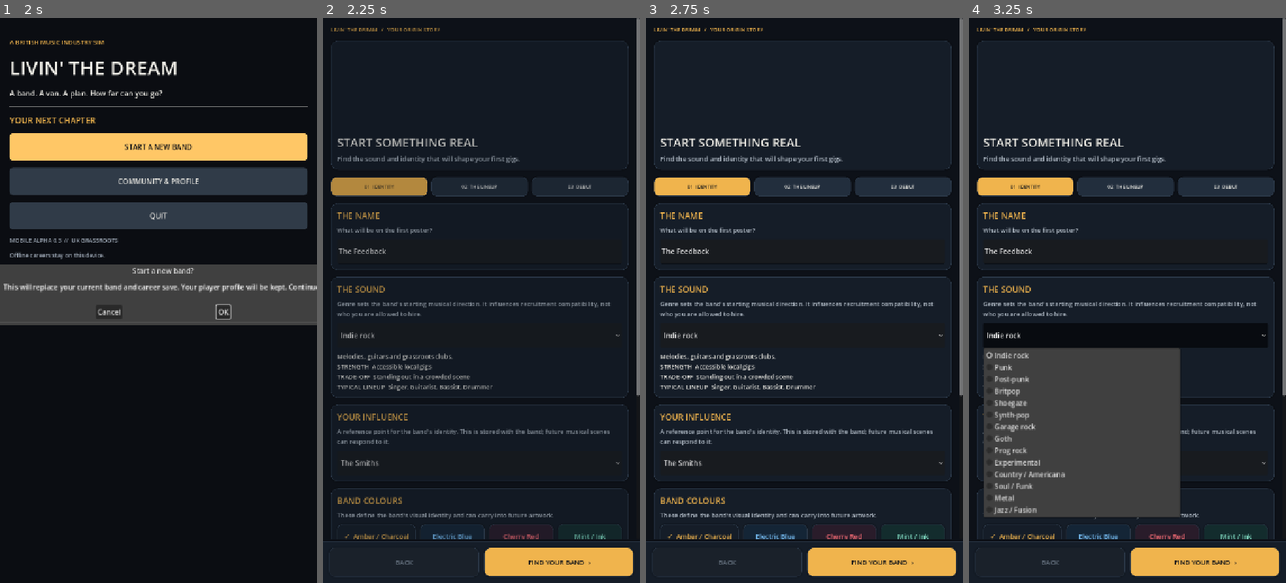
Above: before the commit, frames 1-4 (left to right).
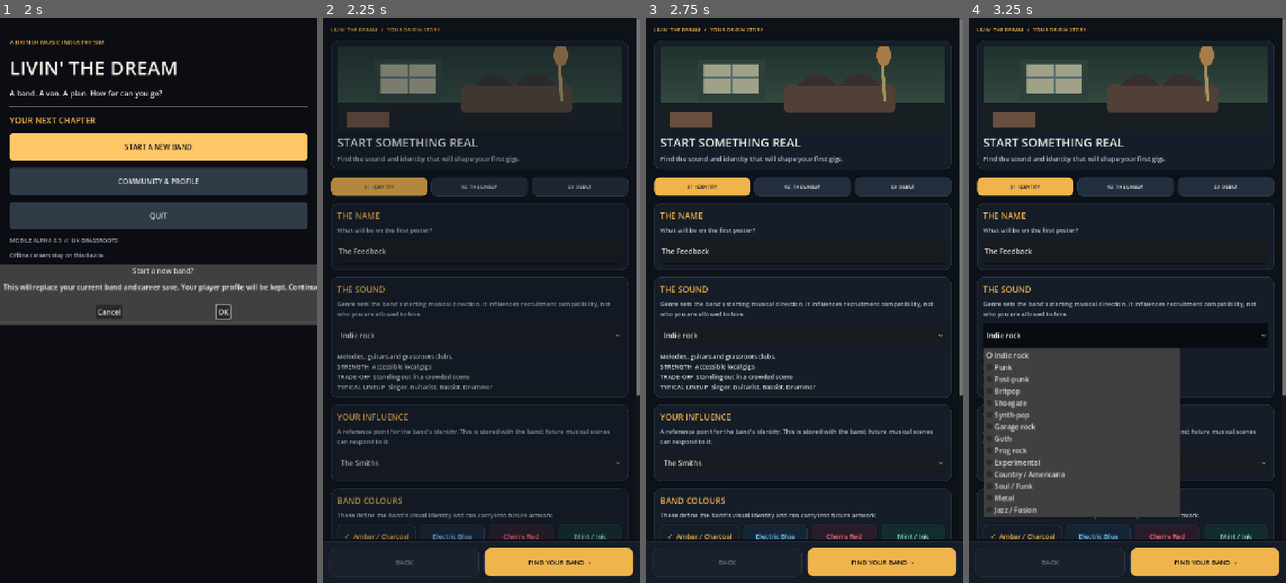
Above: after the commit, the same moments.

Repository: alimuir654-rgb/BandMaster
Game: Godot game, scene res://main_menu.tscn
The game is run twice, just before and just after one commit, with the same random seed, the same clock (stepped at 60 frames per second) and the same inputs.
Inputs:
- Up to frame 1 (2 s): click "START A NEW BAND" at 0.5 s; click "START A NEW BAND" at 1.25 s
- Up to frame 2 (2.25 s): click "OK" at 2 s
- Up to frame 3 (2.75 s): no input
- Up to frame 4 (3.25 s): click "Indie rock" at 2.75 s

Frame 1 is identical in both runs. In frame 2, 7.0% of the frame differs, in the area x 4-95%, y 5-20%; in frame 3, 8.2%; in frame 4, 8.2%.

Commit message:
ui: use verified bundled art assets for all three formation stages

Diff:
--- a/Scripts/band_builder.gd
+++ b/Scripts/band_builder.gd
@@ -100,7 +100,7 @@
  art.expand_mode = TextureRect.EXPAND_IGNORE_SIZE
  art.stretch_mode = TextureRect.STRETCH_KEEP_ASPECT_COVERED
  art.mouse_filter = Control.MOUSE_FILTER_IGNORE
- var source: String = ["res://Art/Backgrounds/band.webp","res://Art/Backgrounds/actions.webp","res://Art/Backgrounds/gigs.webp"][step]
+ var source: String = ["res://Art/uk_band_banner.svg","res://Art/uk_actions_banner.svg","res://Art/uk_gigs_banner.svg"][step]
  if not ResourceLoader.exists(source):
   source = "res://Art/launch_uk_venue.webp"
  if ResourceLoader.exists(source):
